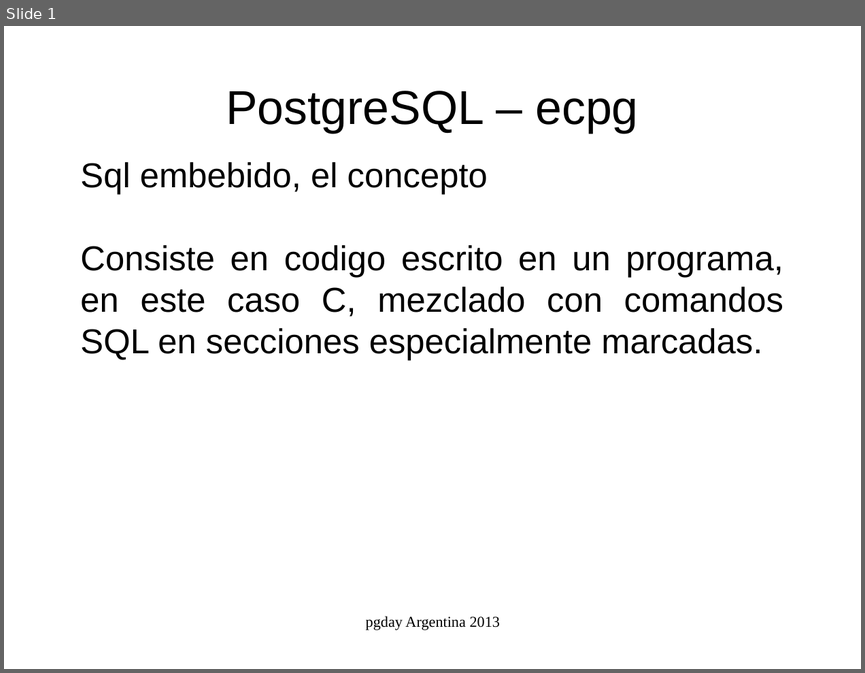
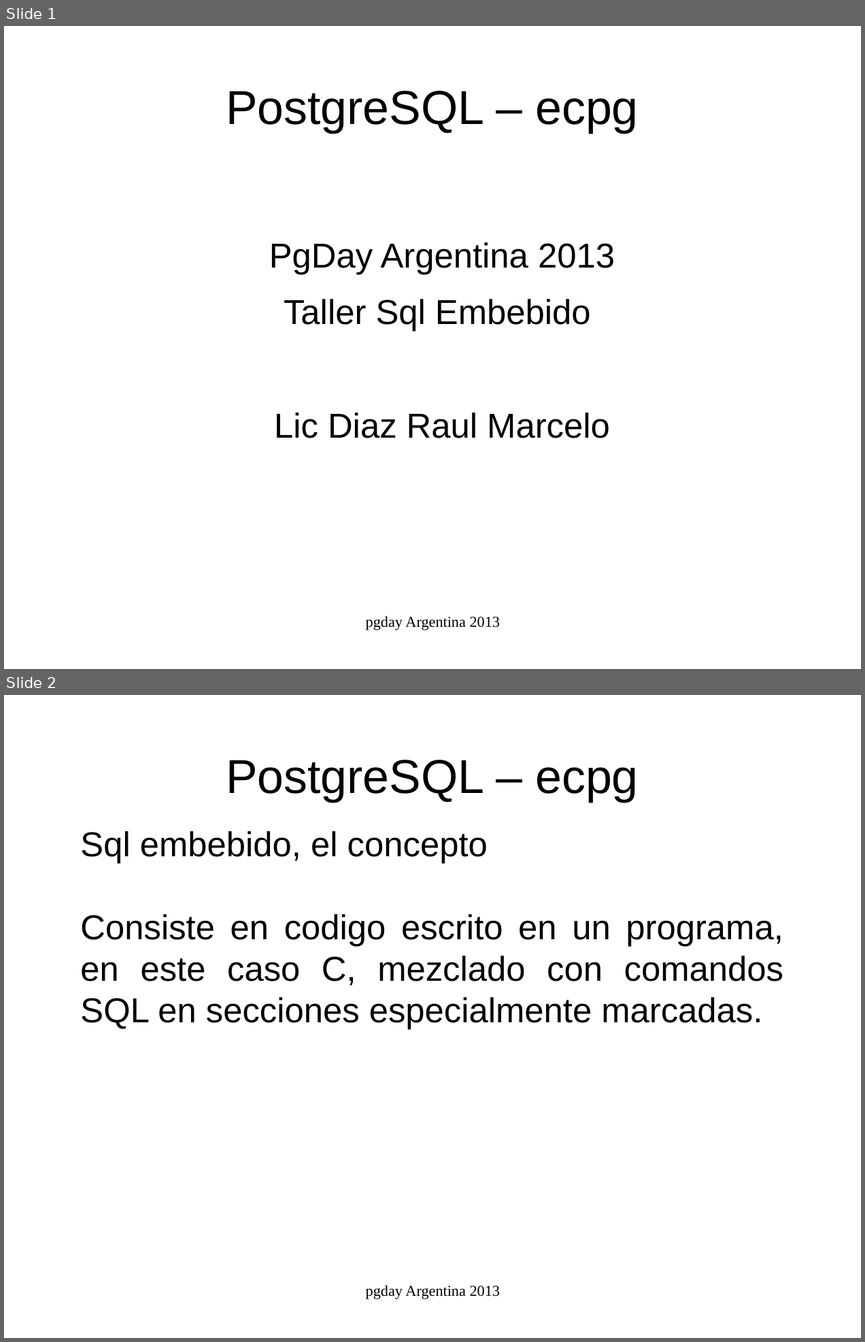
Before and after one commit to marcelorauldiaz/pgday_ecpg, a slide deck: ecpg.odp. Shown one above the other, each under a label of ours: slide 1 before the commit, slides 1 and 2 after it. The pictures are 865x673 and 865x1342 pixels, drawn with LibreOffice and Linux fonts; fonts in the diff are those of the drawing. Boxes give left, top, right and bottom in pixels: in the first picture for what was removed or moved away, otherwise in the second. Text is boxed around its words. In the diff, an @@ line names an element or a change of style, - is before the commit and + after.

```diff
--- a/ecpg.odp
+++ b/ecpg.odp
@@ slide 1 added at bbox=[4, 26, 861, 669], background #FFFFFF @@
@@ title added at bbox=[226, 91, 638, 133], 44 pt, text #000000 @@
+PostgreSQL – ecpg
@@ text added at bbox=[269, 242, 615, 438], 32 pt, text #000000 @@
+PgDay Argentina 2013
+Taller Sql Embebido
+Lic Diaz Raul Marcelo
@@ text added at bbox=[366, 616, 500, 630], 14 pt, text #000000 @@
+pgday Argentina 2013
@@ what was slide 1 is now slide 2 @@
```
Also in this commit, not shown: 2 slides changed, 5 other files.
